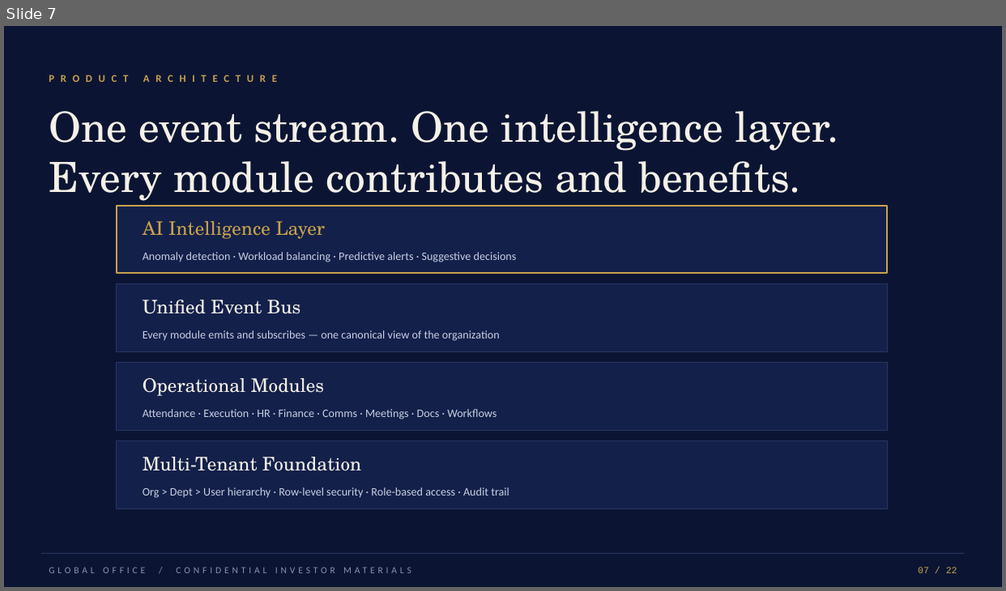
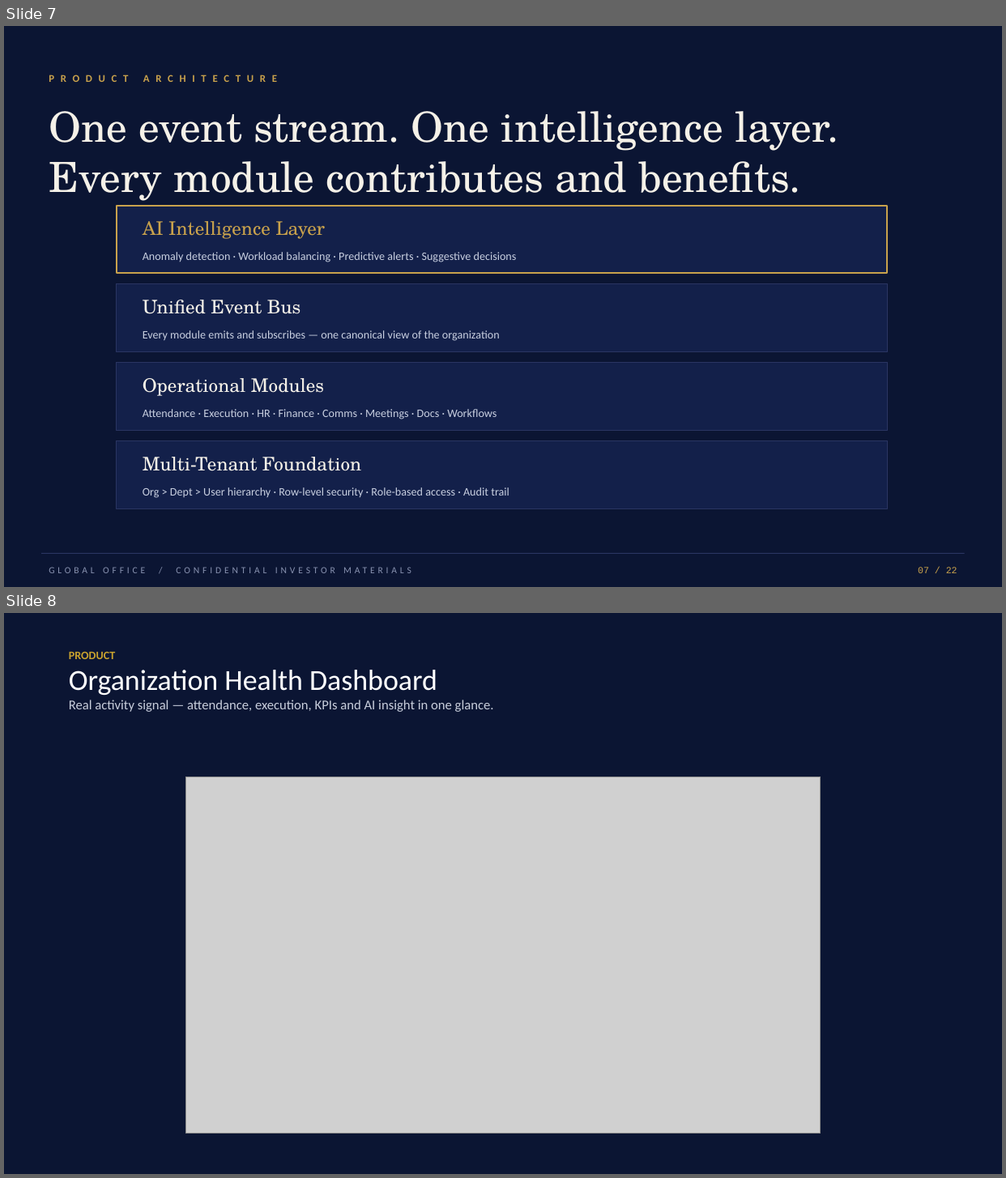
Before and after one commit to Brunny2023/intelligent-office, a slide deck: public/investor-pack/Global-Office-Investor-Deck.pptx. Shown one above the other, each under a label of ours: slide 7 before the commit, slides 7 and 8 after it. The pictures are 1006x591 and 1006x1178 pixels, drawn with LibreOffice and Linux fonts; fonts in the diff are those of the drawing; grey boxes stand for pictures. Boxes give left, top, right and bottom in pixels: in the first picture for what was removed or moved away, otherwise in the second. Text is boxed around its words. In the diff, an @@ line names an element or a change of style, - is before the commit and + after.

```diff
--- a/public/investor-pack/Global-Office-Investor-Deck.pptx
+++ b/public/investor-pack/Global-Office-Investor-Deck.pptx
@@ slide 8 added at (x1=4, y1=613, x2=1002, y2=1174), background #0B1533 @@
@@ text added at (x1=69, y1=651, x2=494, y2=712), 13 pt, text #C8CEDC @@
+PRODUCT
+Organization Health Dashboard
+Real activity signal — attendance, execution, KPIs and AI insight in one glance.
@@ picture added at (x1=186, y1=777, x2=820, y2=1134) @@
```
Also in this commit, not shown: 4 other slides added.
